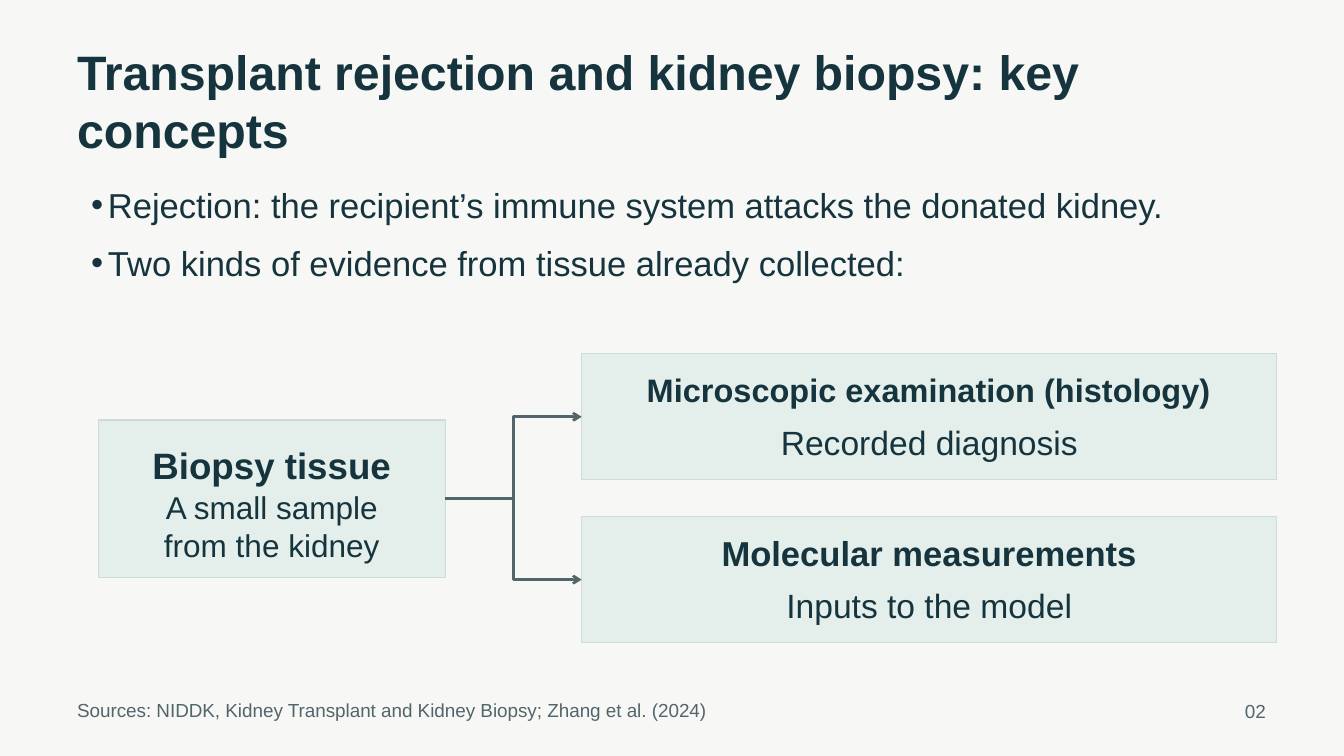
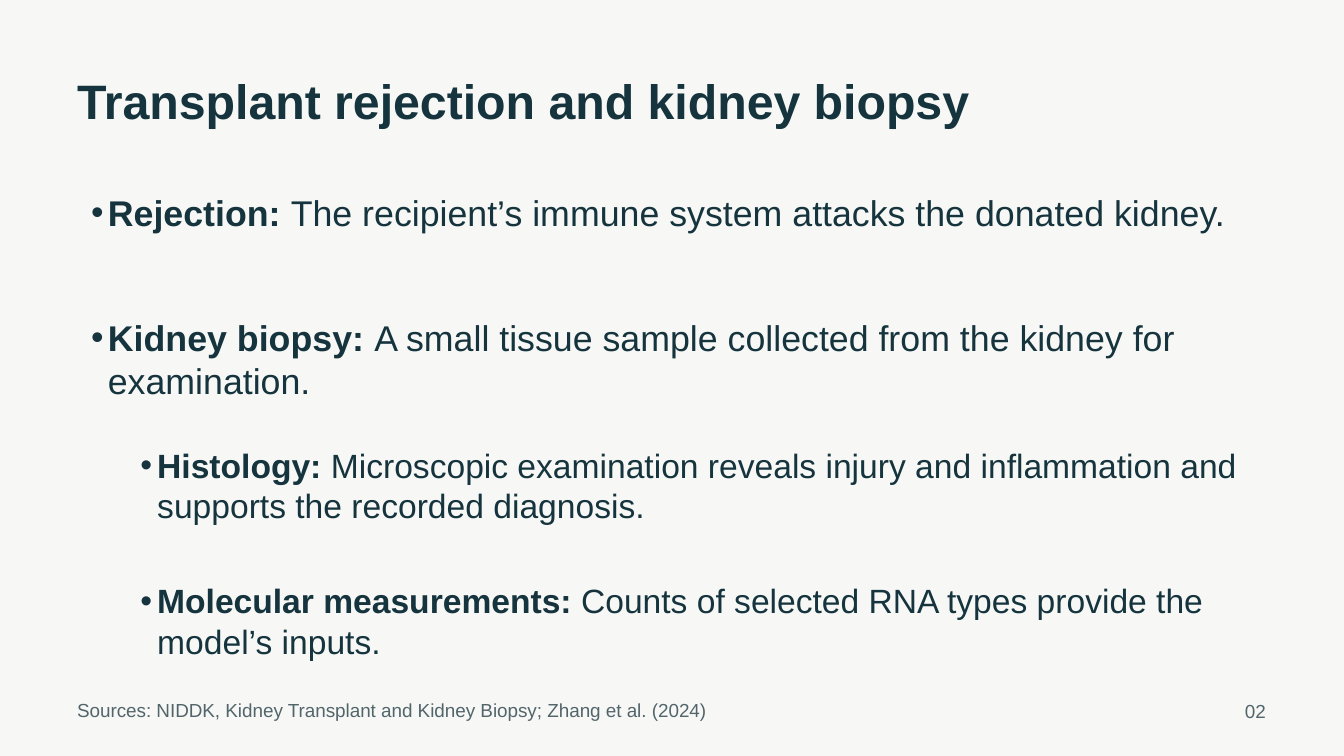
Before and after one commit to ca34525/Kidney-Biopsy-Rejection-Classifier, a slide deck: slide 2 of presentation/unos_kidney_biopsy.pptx. Drawn at 1344x756 pixels with LibreOffice and Linux fonts; fonts in the diff are those of the drawing. Boxes give left, top, right and bottom in pixels: in the first picture for what was removed or moved away, otherwise in the second. Text is boxed around its words. In the diff, an @@ line names an element or a change of style, - is before the commit and + after.

```diff
--- a/presentation/unos_kidney_biopsy.pptx
+++ b/presentation/unos_kidney_biopsy.pptx
@@ text at [77, 84, 969, 129]: text changed @@
-Transplant rejection and kidney biopsy: key concepts
+Transplant rejection and kidney biopsy
@@ text at [108, 200, 1225, 233]: text changed; size 24.8 to 25.5 pt @@
-• Rejection: the recipient’s immune system attacks the donated kidney.
-• Two kinds of evidence from tissue already collected:
+• Rejection: The recipient’s immune system attacks the donated kidney.
@@ text "Kidney biopsy: A small tissue ..." at [108, 325, 1175, 395]: vertical alignment middle to top @@
@@ text at [108, 325, 1175, 395]: text changed; size 22.5 to 25.5 pt @@
-A small sample
-from the kidney
+• Kidney biopsy: A small tissue sample collected from the kidney for examination.
@@ rectangle removed at [582, 354, 1277, 480] @@
@@ text removed at [647, 378, 1210, 408] @@
-Microscopic examination (histology)
@@ elbow arrow removed from (446, 499) to (582, 417) @@
@@ rectangle removed at [99, 420, 446, 578] @@
@@ text removed at [781, 430, 1078, 462] @@
-Recorded diagnosis
@@ text removed at [152, 452, 391, 486] @@
-Biopsy tissue
@@ text added at [157, 453, 1236, 525], 24 pt, text #16343E @@
+• Histology: Microscopic examination reveals injury and inflammation and supports the recorded diagnosis.
@@ elbow arrow removed from (446, 499) to (582, 580) @@
@@ rectangle removed at [582, 516, 1277, 642] @@
@@ text removed at [722, 541, 1136, 567] @@
-Molecular measurements
@@ text added at [157, 588, 1203, 661], 24 pt, text #16343E @@
+• Molecular measurements: Counts of selected RNA types provide the model’s inputs.
@@ text removed at [786, 593, 1072, 625] @@
-Inputs to the model
```
Also in this commit, not shown: 19 other slides changed, 38 other files.
